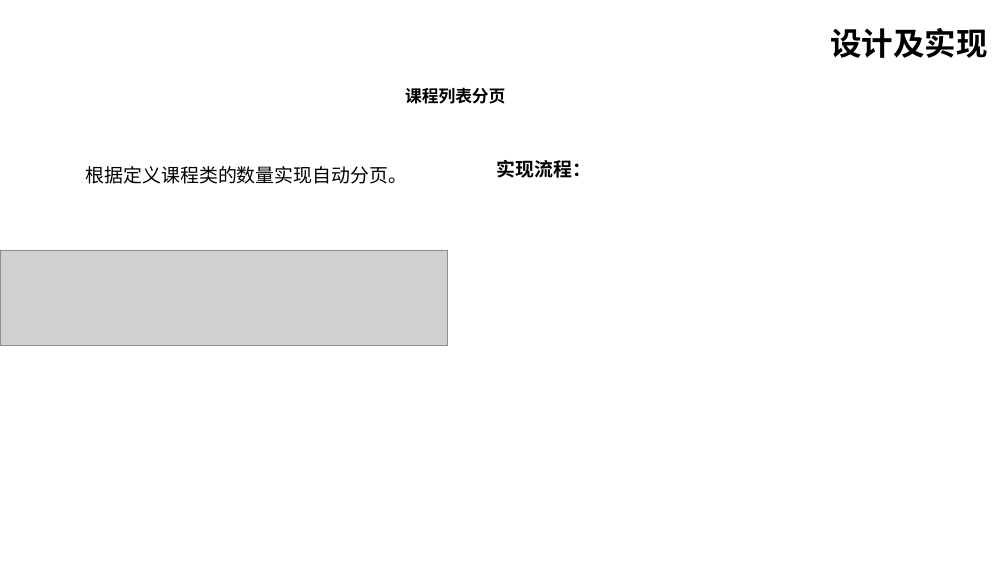
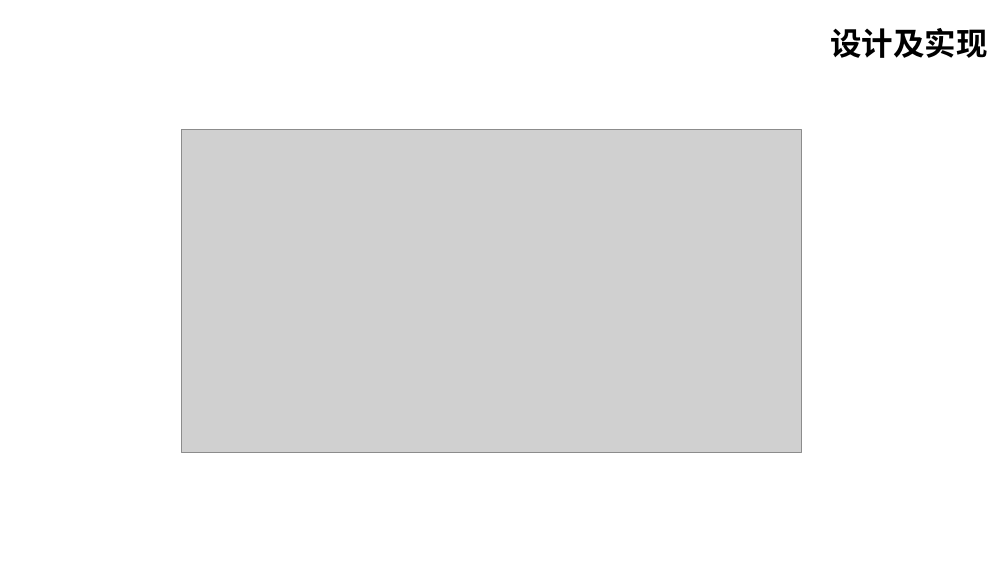
Before and after one commit to huiyaoren/CYMOOC, a slide deck: slide 12 of doc/传一在线教育网站.ppt (slide 14 before the commit). Drawn at 1008x567 pixels with LibreOffice and Linux fonts; fonts in the diff are those of the drawing; grey boxes stand for pictures. Boxes give left, top, right and bottom in pixels: in the first picture for what was removed or moved away, otherwise in the second. Text is boxed around its words. In the diff, an @@ line names an element or a change of style, - is before the commit and + after.

```diff
--- a/doc/传一在线教育网站.ppt
+++ b/doc/传一在线教育网站.ppt
@@ text removed at (405,87,505,104) @@
-课程列表分页
@@ picture: place and size @@
-picture at (0,250,448,345)
+picture at (181,129,801,453)
@@ text removed at (86,166,407,184) @@
-根据定义课程类的数量实现自动分页。
@@ text removed at (497,160,591,178) @@
-实现流程：
```
Also in this commit, not shown: 6 other slides changed, 8 slides added, 9 slides removed, 1 other file.
